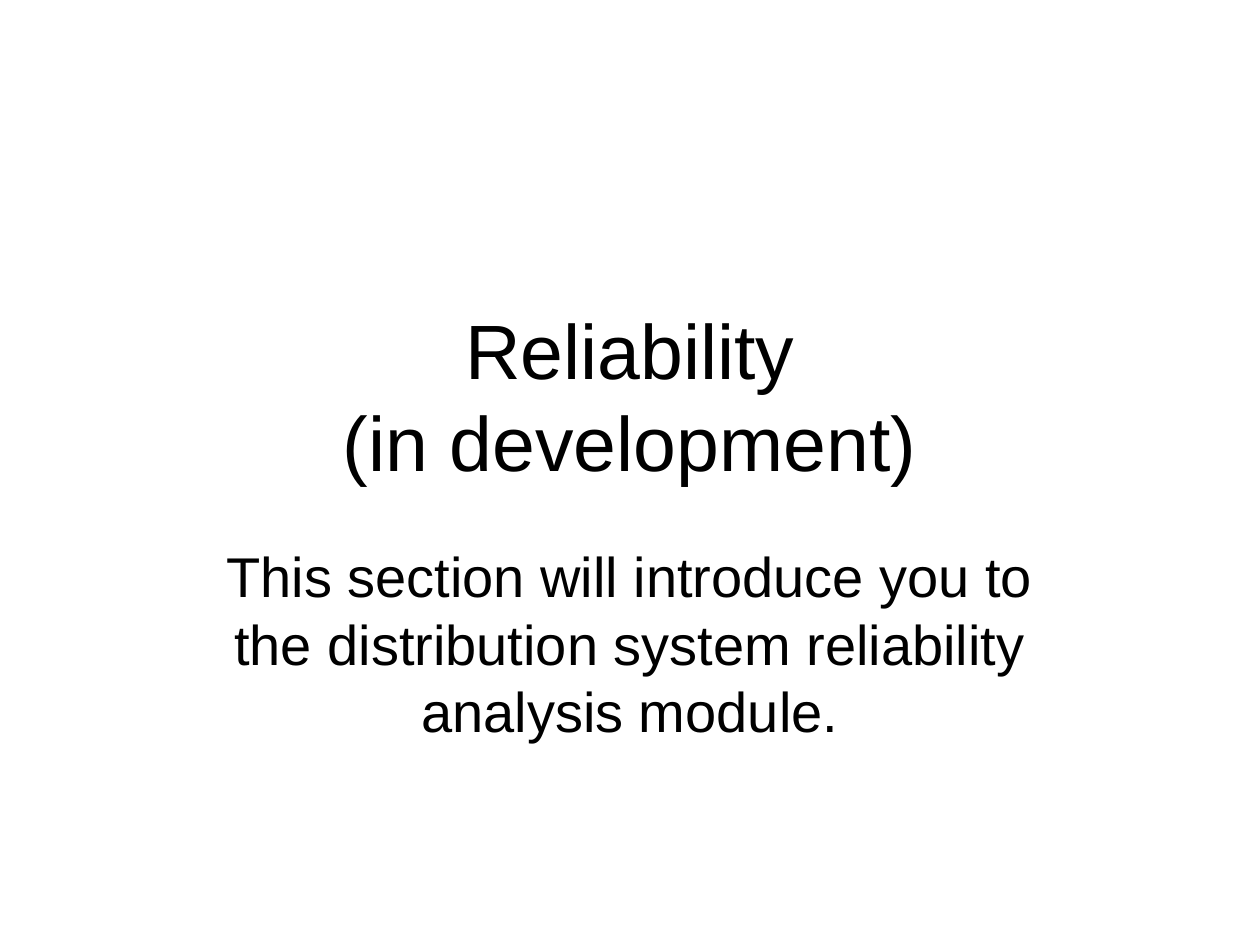
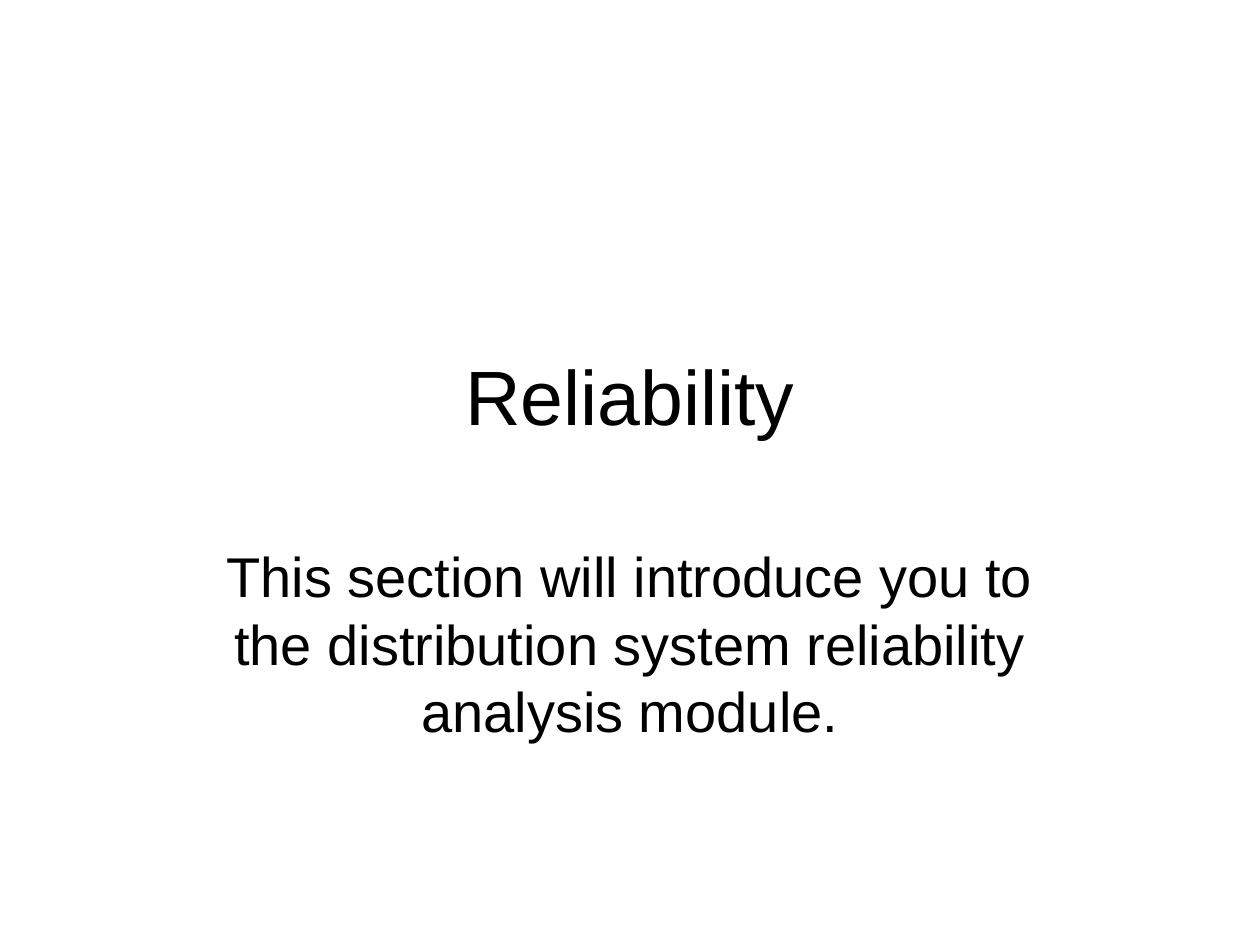
Before and after one commit to gridlab-d/course, a slide deck: slide 1 of FourDayCourse/4.2 - Reliability Module.ppt. Drawn at 1260x945 pixels with LibreOffice and Linux fonts; fonts in the diff are those of the drawing; background and template pictures are left out. Boxes give left, top, right and bottom in pixels: in the first picture for what was removed or moved away, otherwise in the second. Text is boxed around its words. In the diff, an @@ line names an element or a change of style, - is before the commit and + after.

Commit message:
Changes to reliability module portion of four day course to reflect new reliability implementation and exercise addition

```diff
--- a/FourDayCourse/4.2 - Reliability Module.ppt
+++ b/FourDayCourse/4.2 - Reliability Module.ppt
@@ title at (465,369,794,440): text changed @@
-Reliability
-(in development)
+Reliability
```
Also in this commit, not shown: 4 other slides changed, 4 slides added, 1 slide removed.
